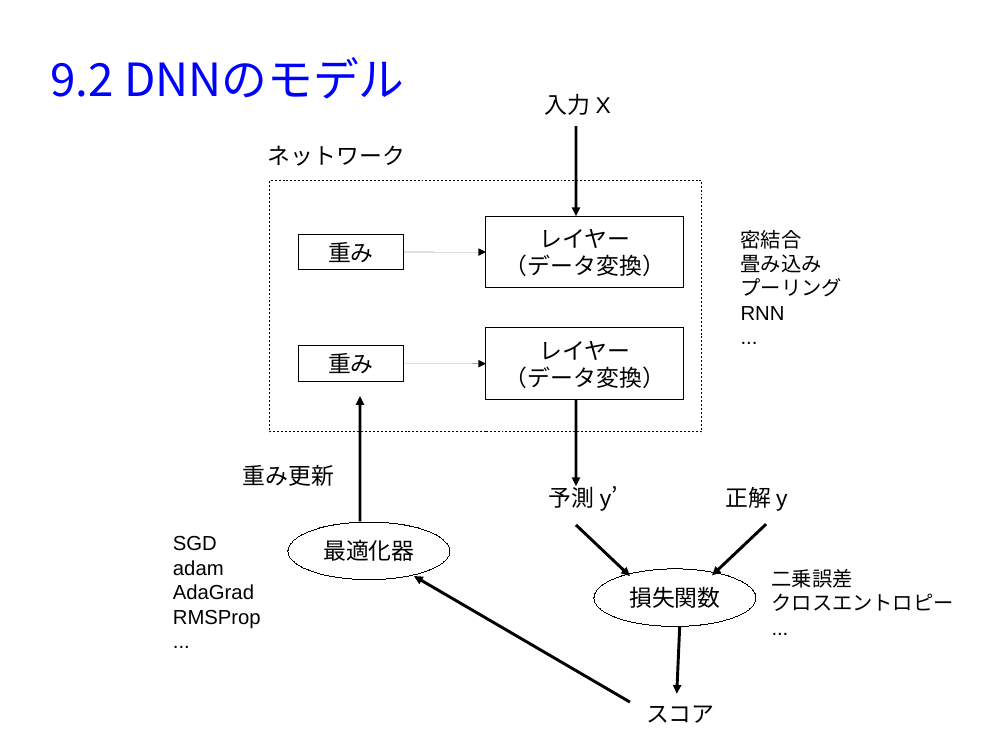
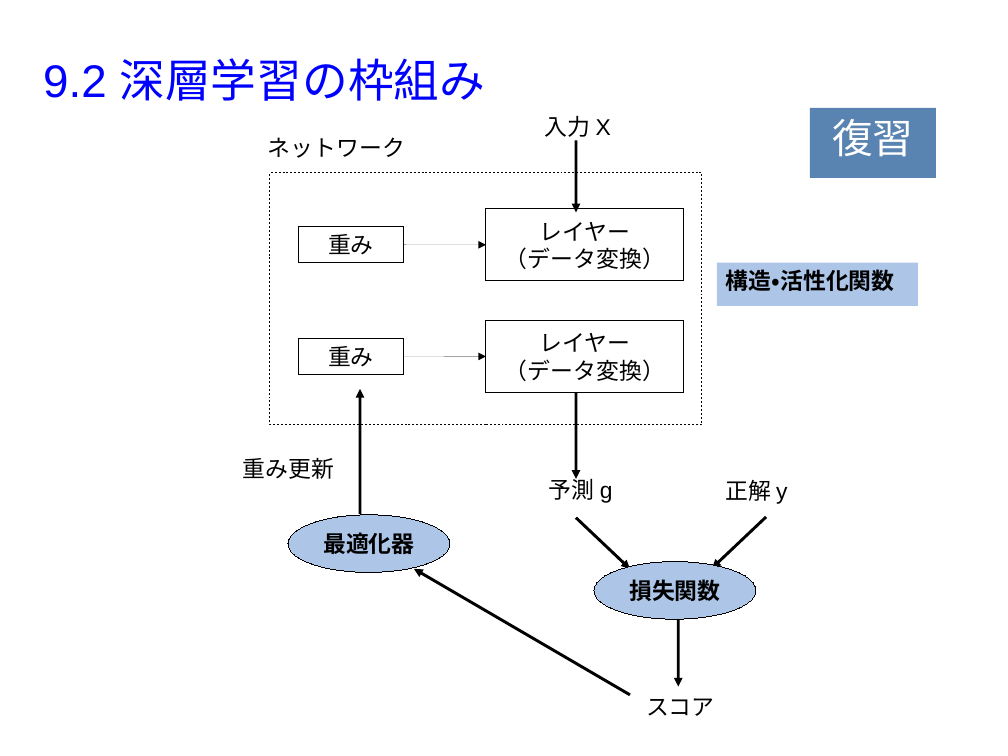
Before and after one commit to MasahiroAraki/MachineLearning, a slide deck: slide 4 of slides/chap09.odp (slide 5 before the commit). Drawn at 1008x756 pixels with LibreOffice and Linux fonts; fonts in the diff are those of the drawing. Boxes give left, top, right and bottom in pixels: in the first picture for what was removed or moved away, otherwise in the second. Text is boxed around its words. In the diff, an @@ line names an element or a change of style, - is before the commit and + after.

```diff
--- a/slides/chap09.odp
+++ b/slides/chap09.odp
@@ title at box(43, 58, 485, 101): text changed; font Noto Sans CJK JP to Arial @@
-9.2 DNNのモデル
+9.2 深層学習の枠組み
@@ text "入力 X" rewrapped from box(545, 93, 611, 115) to box(545, 115, 611, 141) @@
@@ rectangle added at box(810, 108, 937, 178), fill #5983B0, 32 pt, text #FFFFFF @@
+復習
@@ arrow moved from (576, 126) - (576, 216) to (576, 141) - (576, 212) @@
@@ text removed at box(741, 230, 842, 320) @@
-密結合
-畳み込み
-プーリング
-RNN
-...
@@ rectangle added at box(717, 263, 918, 306), fill #ADC5E7, 18 pt, text #000000, bold @@
+構造・活性化関数
@@ 6 arrows, 4 rectangles, 4 texts, 2 ellipses: place and size @@
-6 arrows, 4 rectangles, 4 texts, 2 ellipses at box(243, 145, 787, 723)
+6 arrows, 4 rectangles, 4 texts, 2 ellipses at box(243, 137, 787, 716)
@@ text at box(549, 475, 613, 503): text changed @@
-予測 y’
+予測 g
@@ text removed at box(173, 535, 261, 629) @@
-SGD
-adam
-AdaGrad
-RMSProp
-...
@@ ellipse "最適化器" at box(288, 515, 450, 573): bold on; fill none to #ADC5E7 @@
@@ ellipse "損失関数" at box(595, 562, 756, 619): bold on; fill none to #ADC5E7 @@
@@ text removed at box(772, 569, 954, 611) @@
-二乗誤差
-クロスエントロピー
-...
@@ 2 arrows, 1 rectangle: place and size @@
-2 arrows, 1 rectangle at box(299, 346, 680, 694)
+2 arrows, 1 rectangle at box(299, 338, 679, 687)
```
Also in this commit, not shown: 15 other slides changed, 10 slides added, 11 slides removed, 30 other files.
